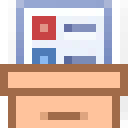
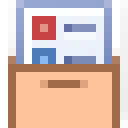
Before/after of a 128px x 128px layered artwork. What changed in the layer stack:
hid "Слой 4" over [0, 64, 128, 120]
added layer "Слой 5" above "Слой 3" over [8, 48, 120, 120]
